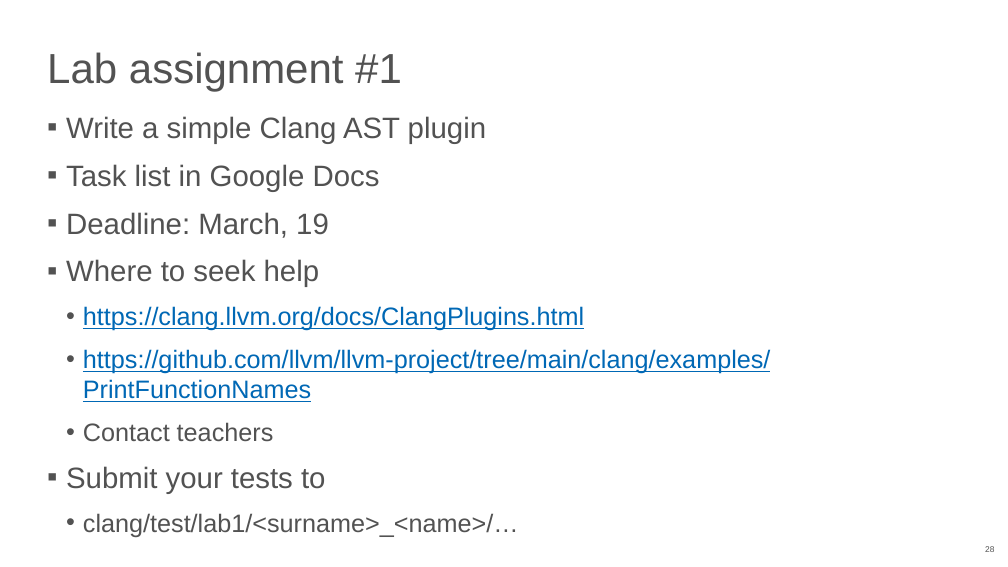
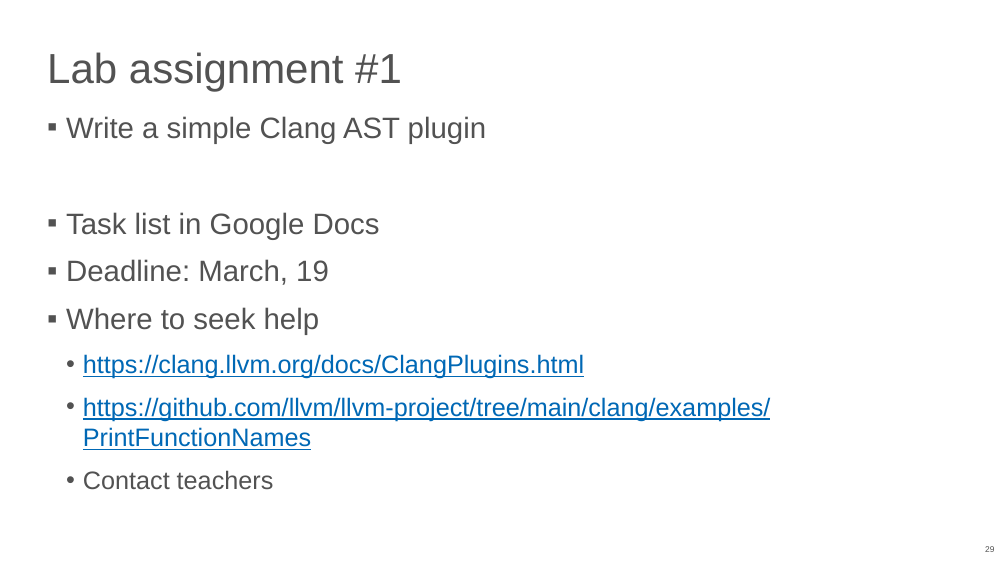
Before and after one commit to NN-complr-tech/Complr-course-lectures, a slide deck: slide 29 of 03-Clang-AST-and-static-analysis.pptx (slide 28 before the commit). Drawn at 1008x567 pixels with LibreOffice and Linux fonts; fonts in the diff are those of the drawing. Boxes give left, top, right and bottom in pixels: in the first picture for what was removed or moved away, otherwise in the second. Text is boxed around its words. In the diff, an @@ line names an element or a change of style, - is before the commit and + after.

Commit message:
Add 03-Clang-AST-and-static-analysis slides (2025)

```diff
--- a/03-Clang-AST-and-static-analysis.pptx
+++ b/03-Clang-AST-and-static-analysis.pptx
@@ text at [66,466,519,537]: paragraphs removed @@
-▪ Submit your tests to
-  • clang/test/lab1/<surname>_<name>/…
```
Also in this commit, not shown: 6 other slides changed, 2 slides added.
